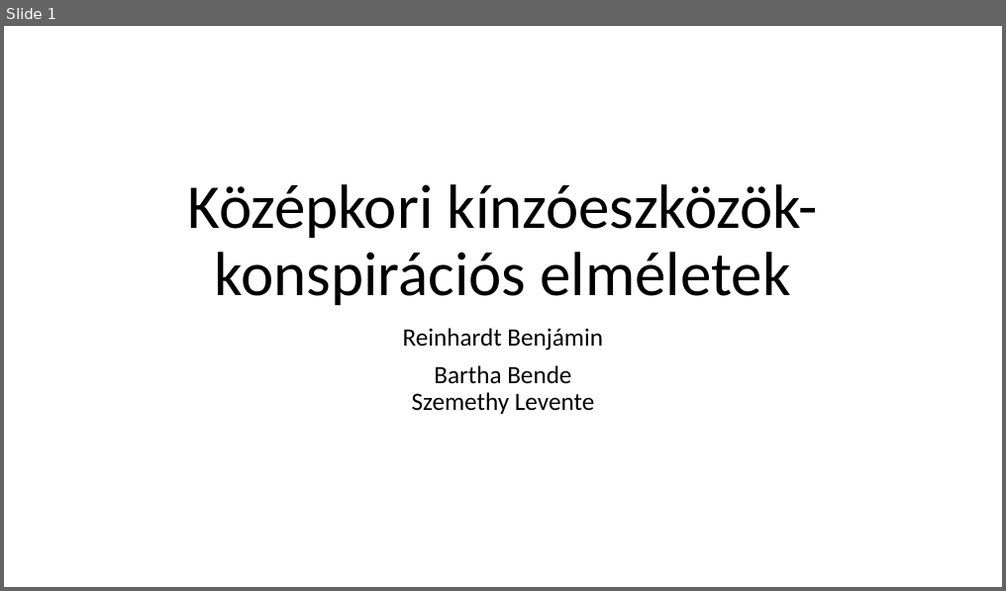
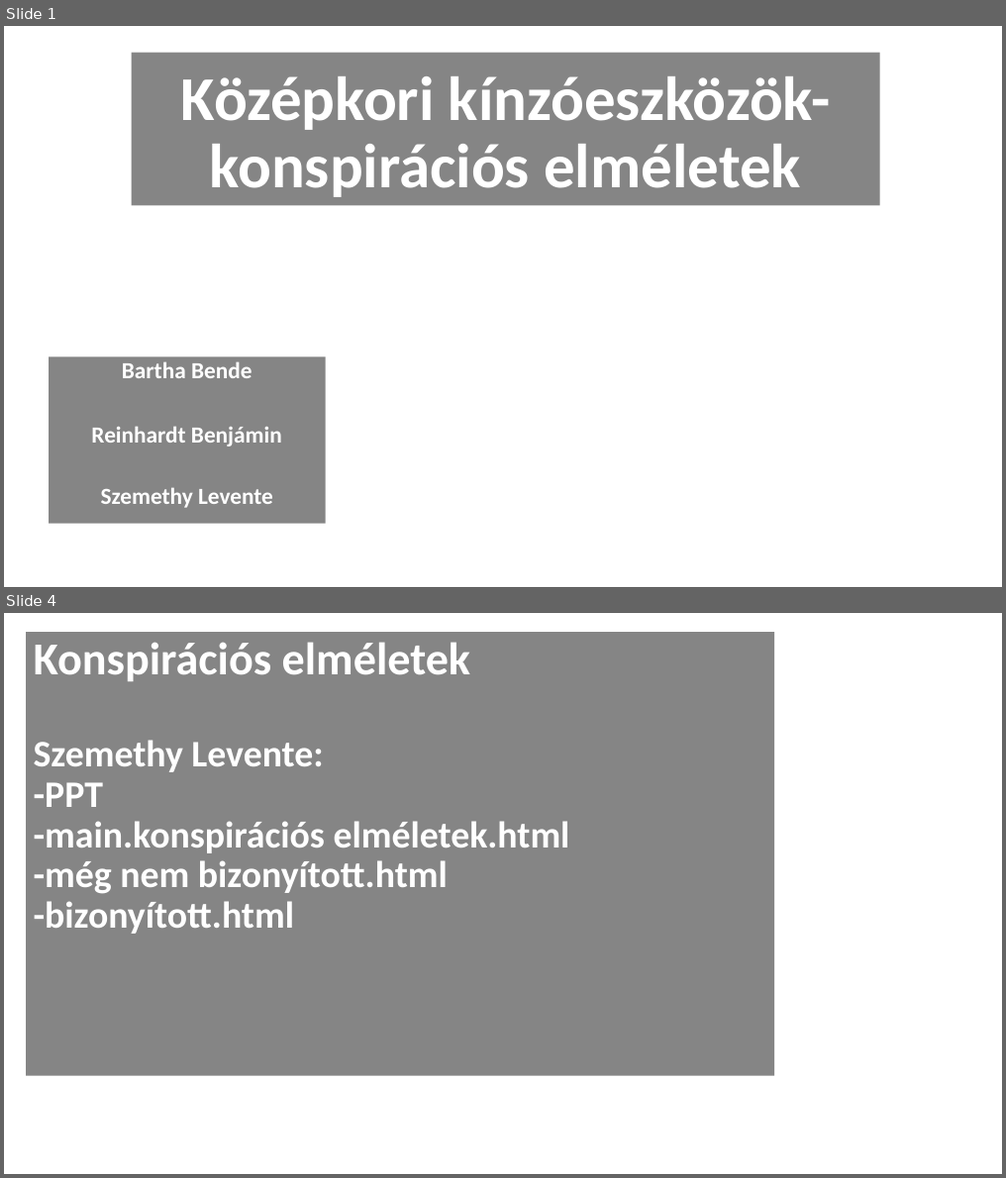
Before and after one commit to HUNBenjamin/kinzoeszkozok, a slide deck: PPT.pptx. Shown one above the other, each under a label of ours: slide 1 before the commit, slides 1 and 4 after it; the slides between them are not shown. The pictures are 1006x591 and 1006x1178 pixels, drawn with LibreOffice and Linux fonts; fonts in the diff are those of the drawing; background and template pictures are left out. Boxes give left, top, right and bottom in pixels: in the first picture for what was removed or moved away, otherwise in the second. Text is boxed around its words. In the diff, an @@ line names an element or a change of style, - is before the commit and + after.

```diff
--- a/PPT.pptx
+++ b/PPT.pptx
@@ slide 4 added at (4, 613, 1002, 1174), background picture (left out) @@
@@ rectangle added at (26, 632, 774, 1075), fill #262626 at 56% opacity, 36 pt, text #FFFFFF, bold @@
+Konspirációs elméletek
+Szemethy Levente:
+-PPT
+-main.konspirációs elméletek.html
+-még nem bizonyított.html
+-bizonyított.html
@@ slide 1 changed as well @@
@@ title "Középkori kínzóeszközök-konspirációs elméletek": place and size @@
-title "Középkori kínzóeszközök-konspirációs elméletek" at (188, 184, 818, 305)
+title "Középkori kínzóeszközök-konspirációs elméletek" at (132, 52, 880, 205)
@@ title "Középkori kínzóeszközök-konspirációs elméletek" at (132, 52, 880, 205): text colour #000000 to #FFFFFF, bold on; fill none to #262626 at 56% opacity @@
@@ subtitle "Bartha Bende": place and size @@
-subtitle "Bartha Bende" at (403, 328, 603, 414)
+subtitle "Bartha Bende" at (49, 357, 326, 523)
@@ subtitle "Bartha Bende" at (49, 357, 326, 523): fill none to #262626 at 56% opacity @@
@@ subtitle at (122, 362, 252, 378): paragraph added @@
+Bartha Bende
@@ subtitle at (91, 426, 282, 447): size 24 to 22.2 pt, text colour #000000 to #FFFFFF, bold on in "Reinhardt Benjámin"; line spacing 0.9 to 0.8; more space between paragraphs @@
@@ subtitle at (101, 487, 273, 508): text changed; size 24 to 22.2 pt; text colour #000000 to #FFFFFF; bold on @@
-Bartha Bende
-Szemethy Levente
+Szemethy Levente
```
Also in this commit, not shown: 4 other slides added, 3 other files.
